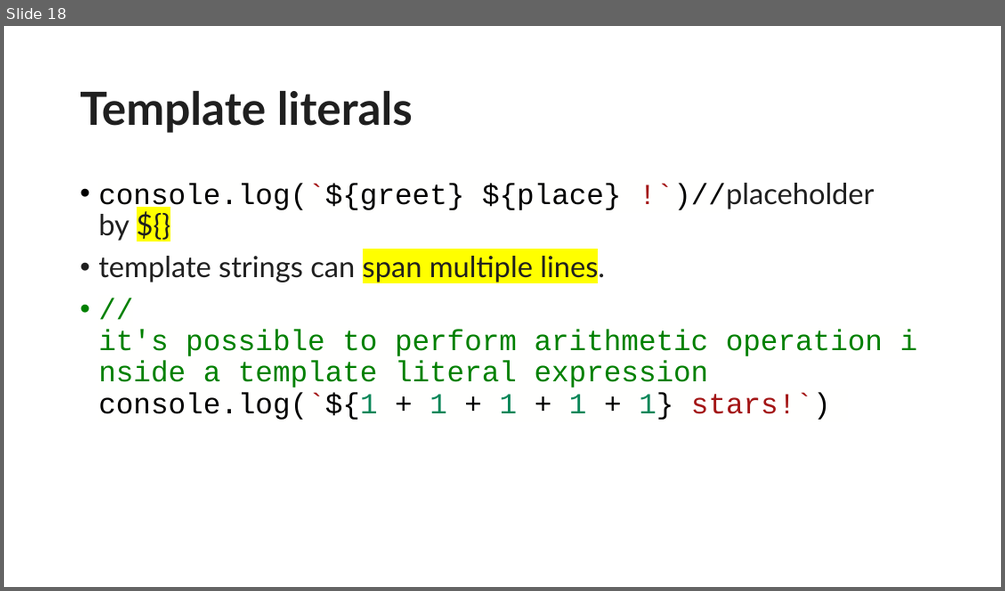
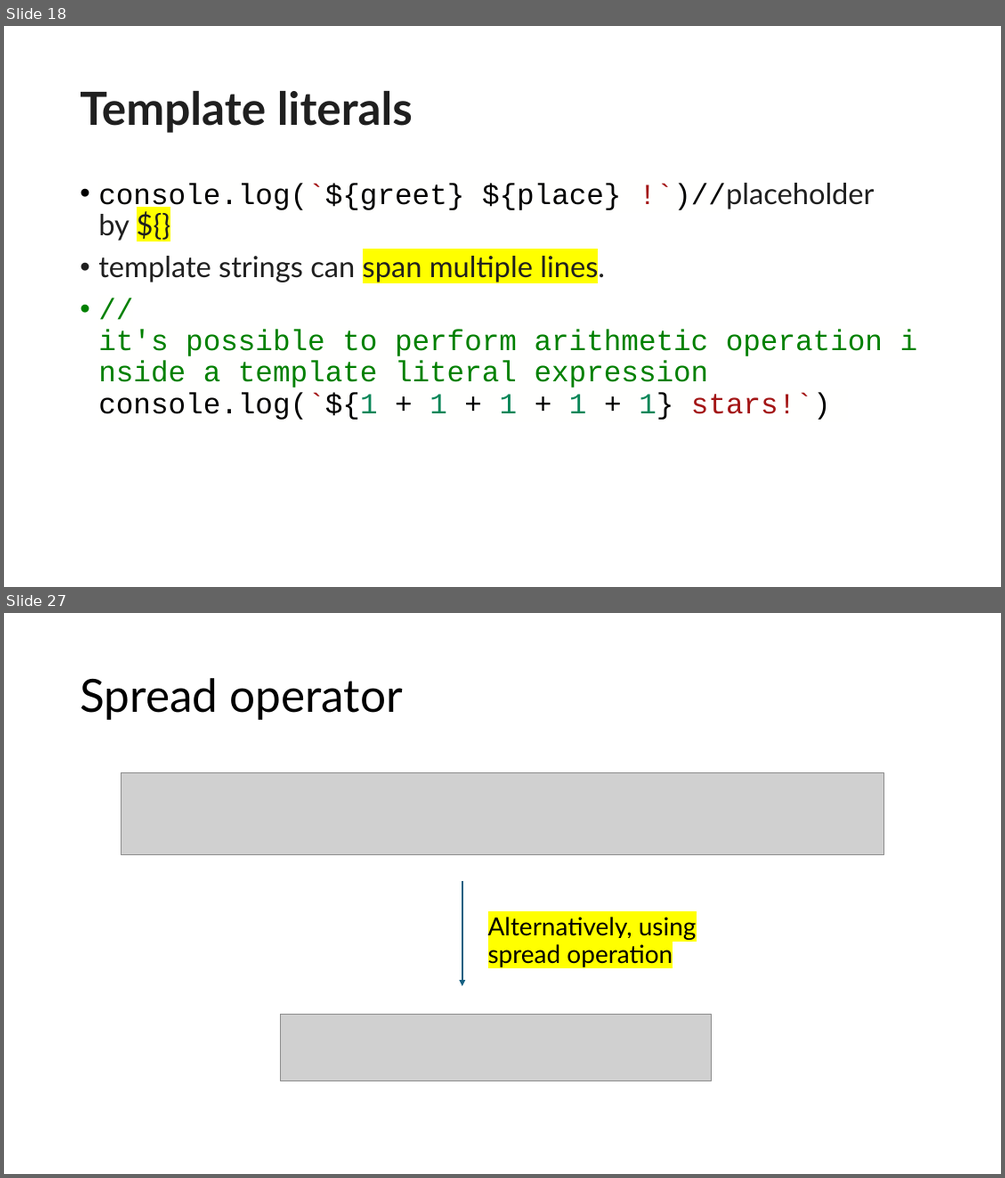
Before and after one commit to wujd0728/meta-frontend-coursera, a slide deck: introduction to JS/javascript basic.pptx. Shown one above the other, each under a label of ours: slide 18 before the commit, slides 18 and 27 after it; the slides between them are not shown. The pictures are 1005x591 and 1005x1178 pixels, drawn with LibreOffice and Linux fonts; fonts in the diff are those of the drawing; grey boxes stand for pictures. Boxes give left, top, right and bottom in pixels: in the first picture for what was removed or moved away, otherwise in the second. Text is boxed around its words. In the diff, an @@ line names an element or a change of style, - is before the commit and + after.

Commit message:
js oop

```diff
--- a/introduction to JS/javascript basic.pptx
+++ b/introduction to JS/javascript basic.pptx
@@ slide 27 added at (x1=4, y1=613, x2=1001, y2=1174), background #FFFFFF @@
@@ title added at (x1=80, y1=678, x2=403, y2=720), 44 pt, text #000000 @@
+Spread operator
@@ picture added at (x1=121, y1=772, x2=884, y2=854) @@
@@ arrow added from (462, 881) to (462, 986), #156082 1.5 pt @@
@@ text added at (x1=488, y1=916, x2=696, y2=967), 24 pt, text #000000 @@
+Alternatively, using spread operation
@@ picture added at (x1=281, y1=1014, x2=712, y2=1081) @@
```
Also in this commit, not shown: 16 other slides added.
